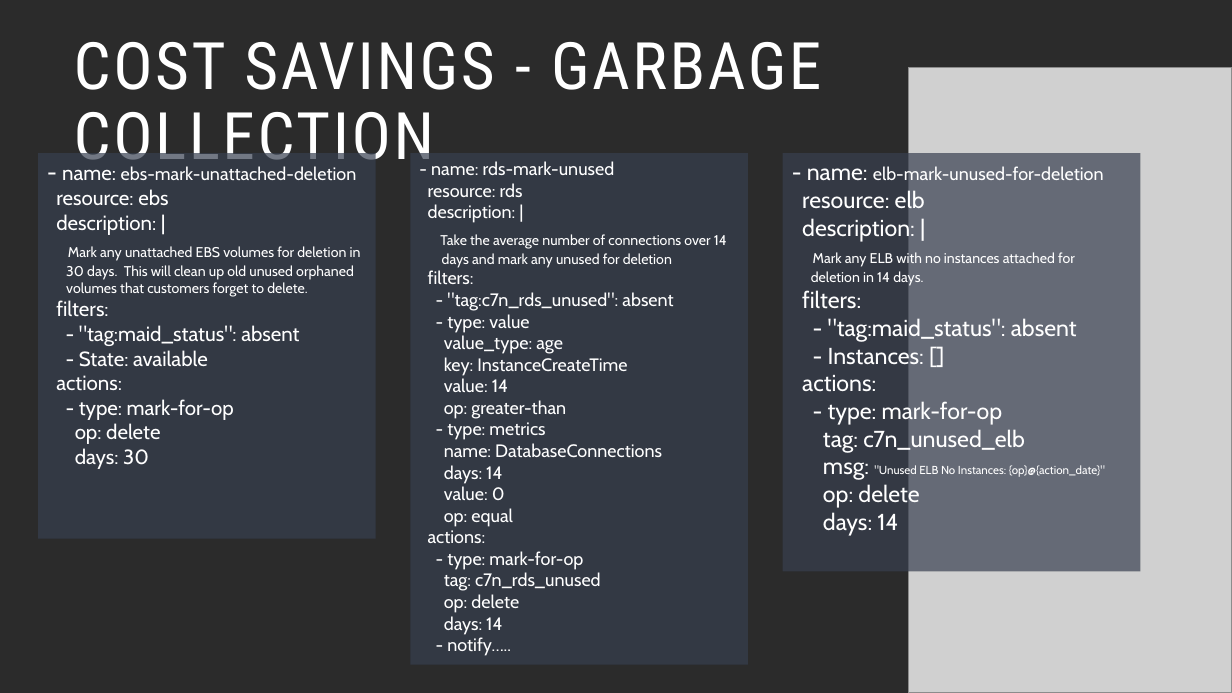
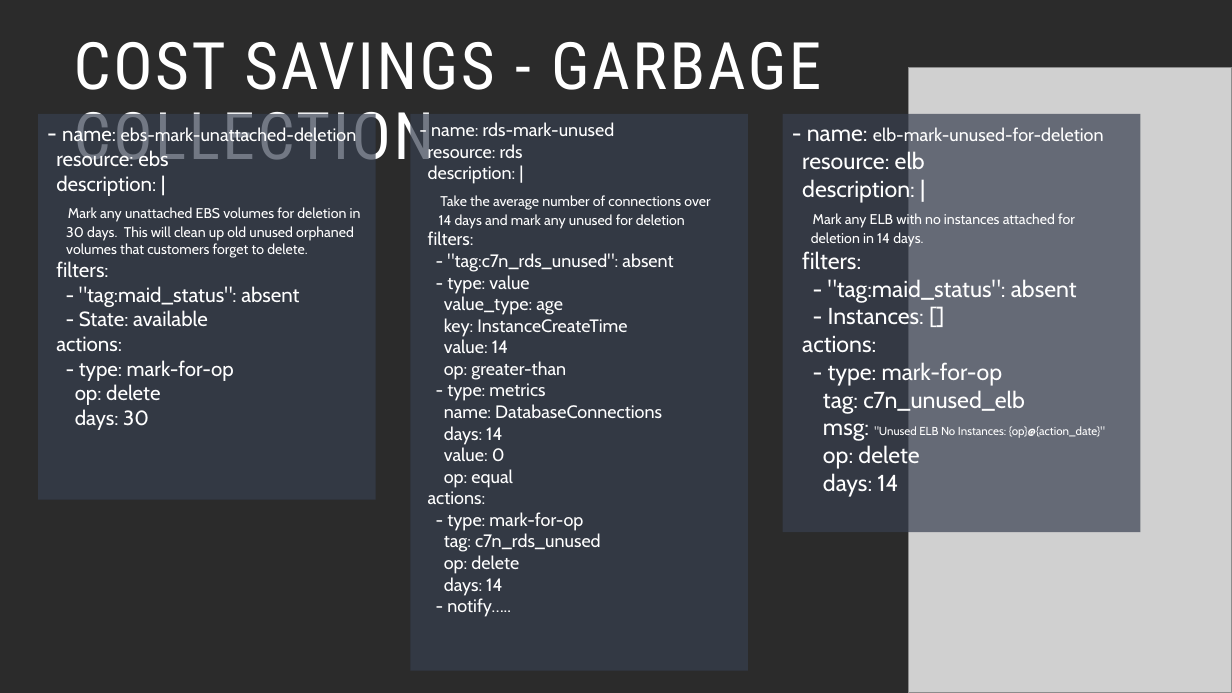
Before and after one commit to jtroberts83/Cloud-Custodian, a slide deck: slide 11 of PowerPoint-Presentation/Shareable-Cloud-Custodian-PowerPoint.pptx (slide 10 before the commit). Drawn at 1232x693 pixels with LibreOffice and Linux fonts; fonts in the diff are those of the drawing; grey boxes stand for pictures; background and template pictures are left out; a plain dark background stands for a picture behind light text. Boxes give left, top, right and bottom in pixels: in the first picture for what was removed or moved away, otherwise in the second. Text is boxed around its words. In the diff, an @@ line names an element or a change of style, - is before the commit and + after.

```diff
--- a/PowerPoint-Presentation/Shareable-Cloud-Custodian-PowerPoint.pptx
+++ b/PowerPoint-Presentation/Shareable-Cloud-Custodian-PowerPoint.pptx
@@ rectangle "- name: ebs-mark-unattached-deletion": place and size @@
-rectangle "- name: ebs-mark-unattached-deletion" at box(38, 153, 375, 539)
+rectangle "- name: ebs-mark-unattached-deletion" at box(38, 114, 375, 499)
@@ rectangle "- name: rds-mark-unused": place and size @@
-rectangle "- name: rds-mark-unused" at box(410, 153, 748, 665)
+rectangle "- name: rds-mark-unused" at box(410, 114, 748, 670)
@@ rectangle "- name: elb-mark-unused-for-deletion": place and size @@
-rectangle "- name: elb-mark-unused-for-deletion" at box(783, 153, 1141, 572)
+rectangle "- name: elb-mark-unused-for-deletion" at box(783, 114, 1141, 532)
@@ text in rectangle at box(439, 195, 710, 228): spaces changed @@
-Take the average number of connections over 14
-days and mark any unused for deletion
+Take the average number of connections over
+14 days and mark any unused for deletion
```
Also in this commit, not shown: 4 other slides changed, 1 slide added.
